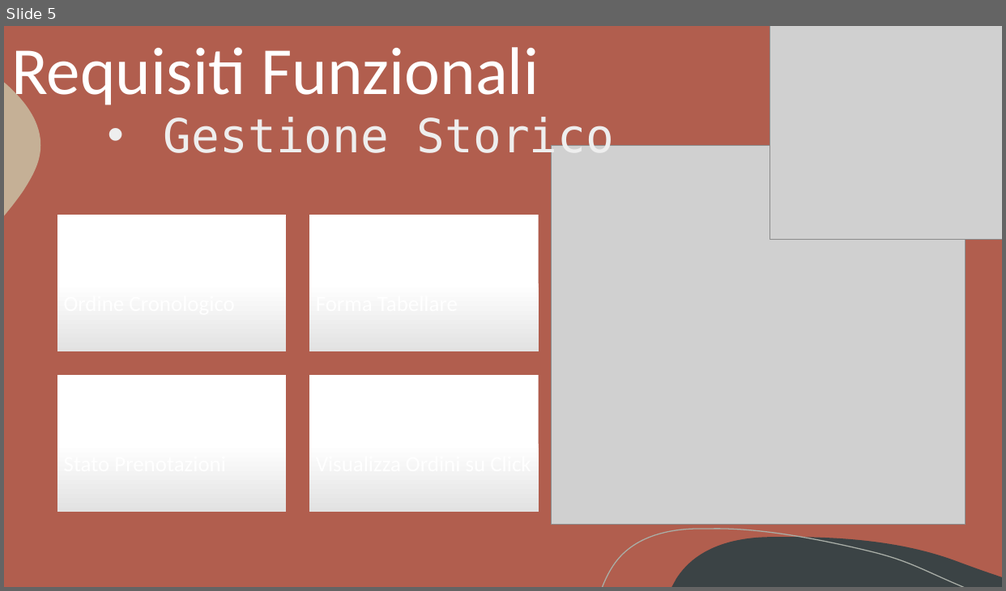
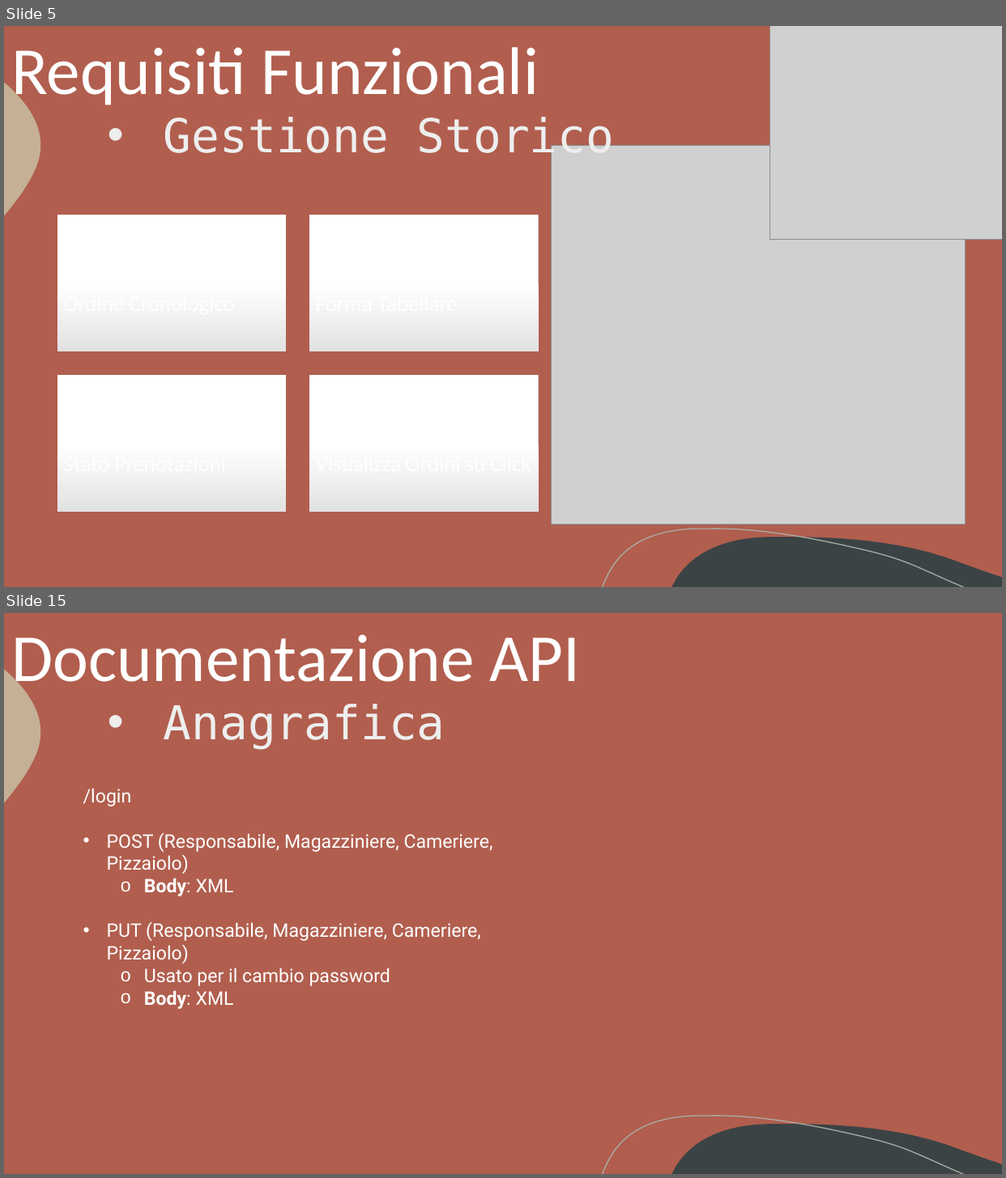
Before and after one commit to Gabriele-P03/Progetto_Ing_Web, a slide deck: appunti/PP/Presentazione.pptx. Shown one above the other, each under a label of ours: slide 5 before the commit, slides 5 and 15 after it; the slides between them are not shown. The pictures are 1006x591 and 1006x1178 pixels, drawn with LibreOffice and Linux fonts; fonts in the diff are those of the drawing; grey boxes stand for pictures. Boxes give left, top, right and bottom in pixels: in the first picture for what was removed or moved away, otherwise in the second. Text is boxed around its words. In the diff, an @@ line names an element or a change of style, - is before the commit and + after.

```diff
--- a/appunti/PP/Presentazione.pptx
+++ b/appunti/PP/Presentazione.pptx
@@ slide 15 added at (4, 613, 1002, 1174), background #B15E4E; not listed: 3 template elements that a slide beside it also shows @@
@@ title added at (11, 635, 581, 697), 64.8 pt, text #FFFFFF @@
+Documentazione API
@@ text added at (164, 704, 445, 749), 45 pt, text #EEEEEE @@
+• Anagrafica
@@ text added at (83, 788, 493, 1009), 18 pt, text #FFFFFF @@
+/login
+• POST (Responsabile, Magazziniere, Cameriere, Pizzaiolo)
+  o Body: XML
+• PUT (Responsabile, Magazziniere, Cameriere, Pizzaiolo)
+  o Usato per il cambio password
+  o Body: XML
```
Also in this commit, not shown: 1 slide changed, 13 other slides added, 1 other file.
